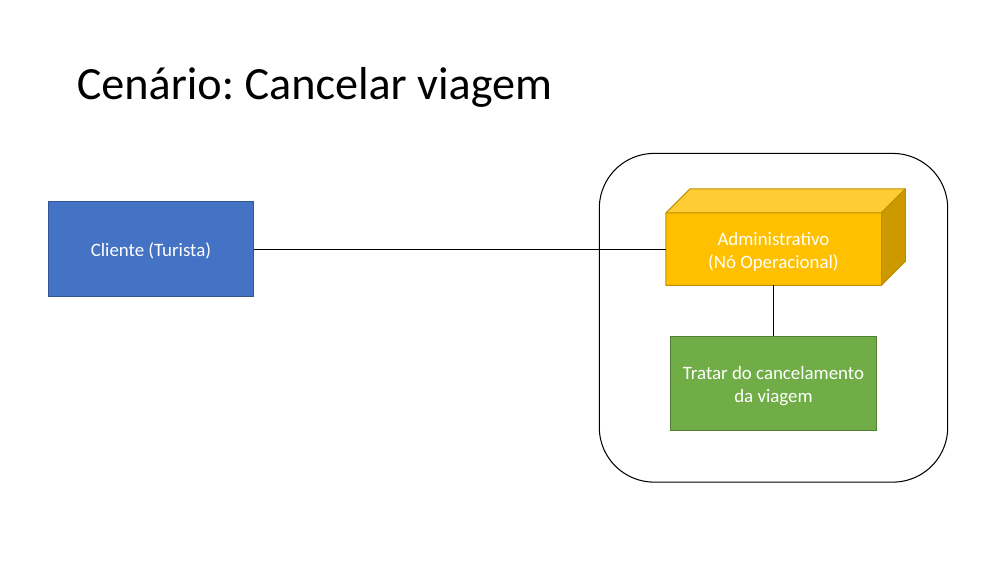
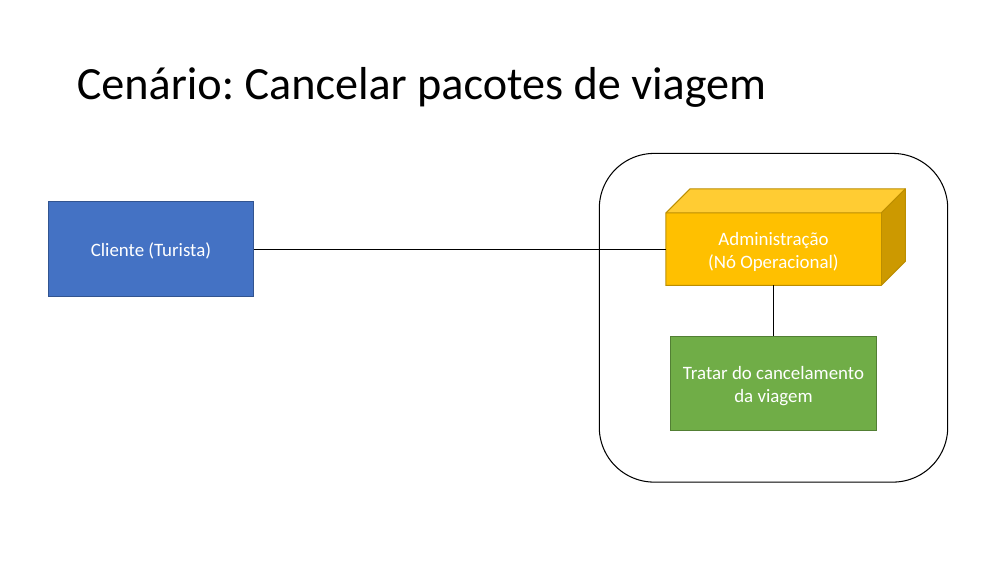
Before and after one commit to Road-on/RoadOn, a slide deck: slide 3 of 15. Arquitetura de Negócio Para Cada Cenário.pptx. Drawn at 1008x567 pixels with LibreOffice and Linux fonts; fonts in the diff are those of the drawing. Boxes give left, top, right and bottom in pixels: in the first picture for what was removed or moved away, otherwise in the second. Text is boxed around its words. In the diff, an @@ line names an element or a change of style, - is before the commit and + after.

```diff
--- a/15. Arquitetura de Negócio Para Cada Cenário.pptx
+++ b/15. Arquitetura de Negócio Para Cada Cenário.pptx
@@ title at [77,67,766,107]: text changed @@
-Cenário: Cancelar viagem
+Cenário: Cancelar pacotes de viagem
@@ text in cube at [718,232,828,248]: text changed @@
-Administrativo
+Administração
```
Also in this commit, not shown: 3 other slides changed, 3 slides added.
